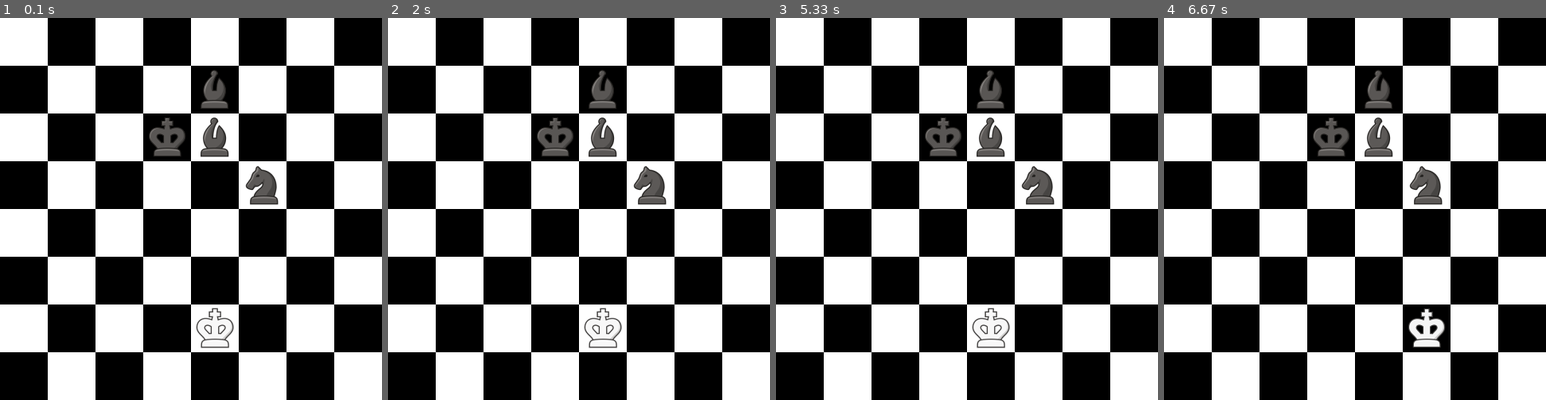
Above: before the commit, frames 1-4 (left to right).
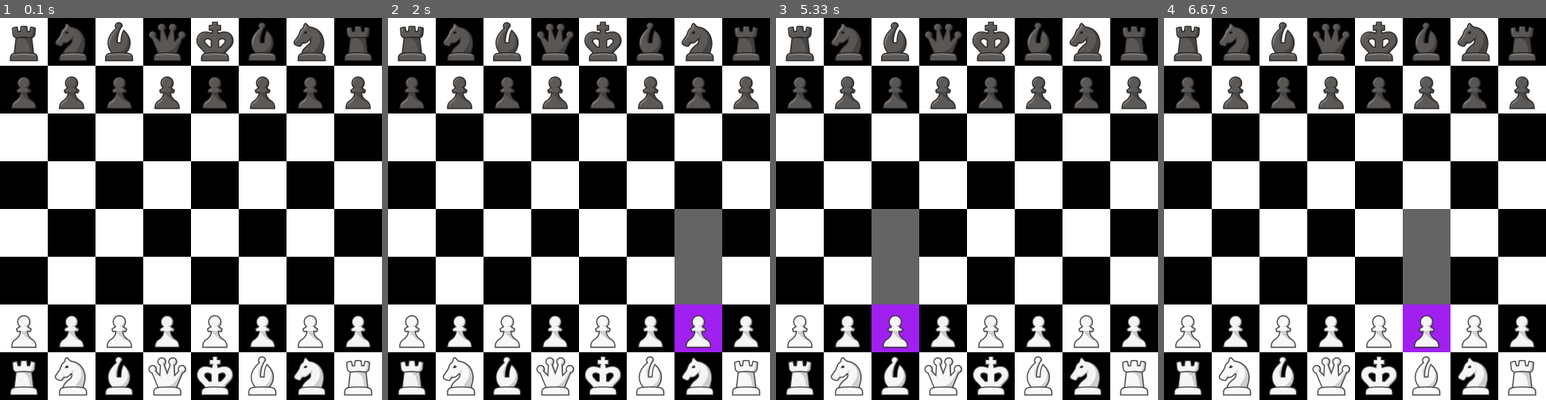
Above: after the commit, the same moments.

Repository: 0yassin/pyngin
Game: pygame game, started from src/main.py
Two runs of this game, one before a commit and one after it. Both use one fixed random seed, a clock stepped at 60 frames per second and the inputs below.
Inputs (mouse positions are in pixels of both pictures, inside the frame that each line leads up to):
- Up to frame 1 (0.1 s): no input
- Up to frame 2 (2 s): click (716, 342) at 1.88 s
- Up to frame 3 (5.33 s): click (875, 132) at 2.22 s; click (1112, 354) at 2.55 s; click (913, 128) at 2.88 s; click (1100, 308) at 3.22 s; click (844, 247) at 3.55 s; click (909, 319) at 5.05 s
- Up to frame 4 (6.67 s): click (1270, 136) at 5.38 s; click (1377, 315) at 6.05 s; click (1423, 335) at 6.38 s

The runs differ from the first frame. In frame 1, 14% of the frame differs, in the area x 2-98%, y 0-99%; in frame 2, 18%; in frame 3, 18%; in frame 4, 18%.

Commit message:
added starting position

Diff:
--- a/src/main.py
+++ b/src/main.py
@@ -23,7 +23,7 @@
 font = pygame.font.Font("assets/dogicapixel.ttf", 25)
 
 board = Board()
-position = "8/4b3/3kb3/5n2/8/8/4K3/8 w - - 0 1"
+position = "rnbqkbnr/pppppppp/8/8/8/8/PPPPPPPP/RNBQKBNR w KQkq - 0 1"
 load_fen(position, board)
 
 game_history = [(tuple(board.state), board.turn)]
